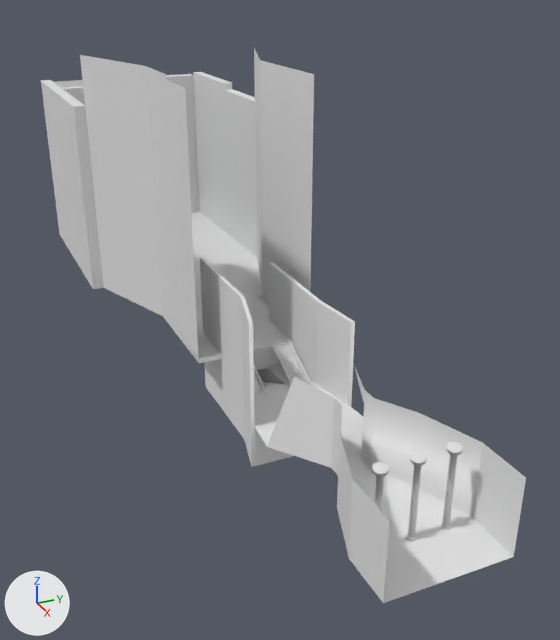
The FBX model Cappi Astral Museum/Assets/Model/Environment/Hub/astral museum.fbx: old version first, new version second.
Before and after are seen from a 50 mm lens placed at (5426.0, -3019.0, 4264.0), pointed at (-2125.0, 379.0, 488.0). The axes (+X, +Y, +Z) are drawn at lower left. The lights are the same throughout. The older version comes first. Where no turn or scale is listed for an object, it has been applied to the vertices.
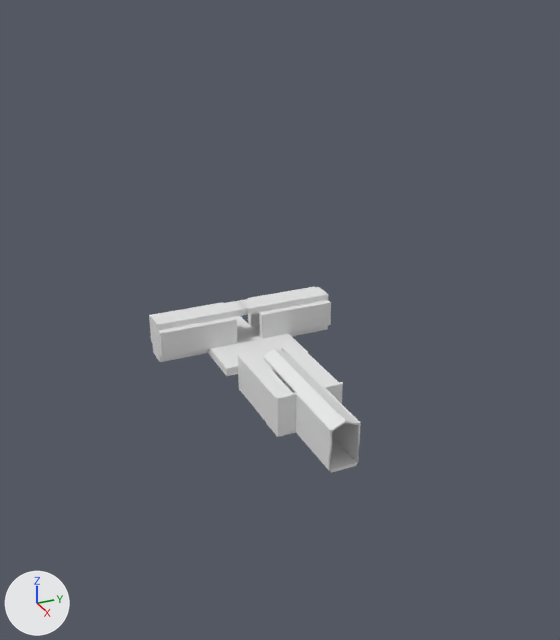
Not visible in the pictures: 'Cube.015', 'Cube.012'.

Boxes (x1, y1, x2, y2) around the edits, measured in the pictures (560 x 640 px):
'Cube', deleted: before (41, 48, 526, 603)
'Cube.017', added: after (149, 286, 361, 473)
'Cylinder', deleted: before (406, 452, 427, 541)
'Cylinder.001', deleted: before (441, 442, 463, 530)
'Cylinder.002', deleted: before (372, 462, 389, 512)
'Cube.001', deleted: before (254, 372, 264, 394)
'Cube.002', deleted: before (254, 366, 267, 394)
'Cube.011', deleted: before (263, 382, 283, 388)
'Cube.014', deleted: before (264, 379, 286, 385)

What the commit changed:
Mesh me_cube is new.
It has 436 vertices, 430 faces and spans x -3234.0..156.0, y -1068.0..1068.0, z -30.0..652.0.
Object 'Cylinder.001' (ob_cylinder_001) is deleted.
Object 'Cube.014' (ob_cube_014) is deleted.
Object 'Cube.001' (ob_cube_001) is deleted.
Object 'Cube' (ob_cube) is deleted.
Object 'Cube.011' (ob_cube_011) is deleted.
Object 'Cube.015' (ob_cube_015) is deleted.
Object 'Cube.012' (ob_cube_012) is deleted.
Object 'Cube.002' (ob_cube_002) is deleted.
Object 'Cylinder.002' (ob_cylinder_002) is deleted.
Object 'Cylinder' (ob_cylinder) is deleted.
Object 'Cube.017' (ob_cube_017) is new; it shows me_cube.
Its location is (0.0, 8.0, 0.0).
